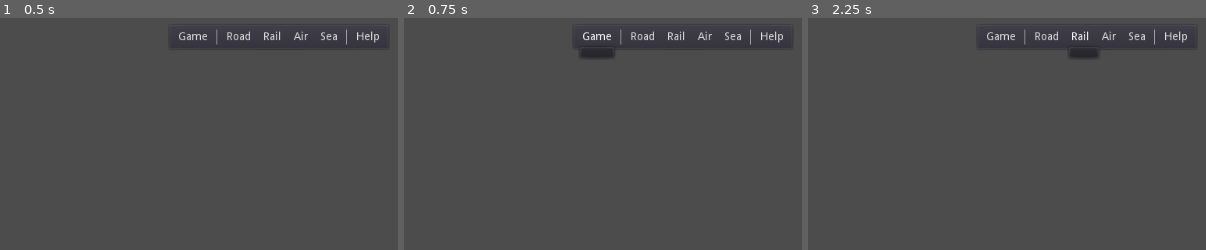
Above: before the commit, frames 1-3 (left to right).
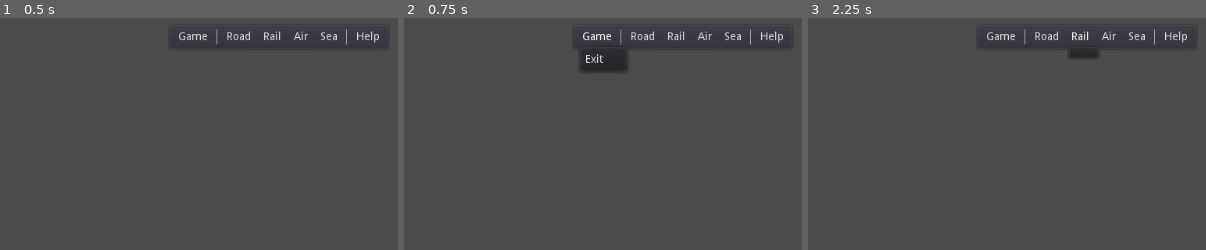
Above: after the commit, the same moments.

Repository: freettd/freettd
Game: Godot game, scene res://scenes/Main.tscn
The game is run twice, just before and just after one commit, with the same random seed, the same clock (stepped at 60 frames per second) and the same inputs.
Inputs:
- Up to frame 1 (0.5 s): no input
- Up to frame 2 (0.75 s): click "Game" at 0.5 s
- Up to frame 3 (2.25 s): click "Road" at 1.25 s; click "Rail" at 2 s
The pictures show only the part of the screen within x 15-65%, y 0-50%; the shares and areas given below are measured in that part.

Frame 1 is identical in both runs. In frame 2, 0.8% of the frame differs, in the area x 44-57%, y 13-24%; in frame 3, nothing differs.

Commit message:
rename menubar to toolbar and added basic script for commands

Diff:
--- a/project.godot
+++ b/project.godot
@@ -8,6 +8,16 @@
 
 config_version=4
 
+_global_script_classes=[ {
+"base": "Reference",
+"class": "Global",
+"language": "GDScript",
+"path": "res://scripts/Global.gd"
+} ]
+_global_script_class_icons={
+"Global": ""
+}
+
 [application]
 
 config/name="FreeTTD"
--- /dev/null
+++ b/scenes/Main.gd
@@ -0,0 +1,8 @@
+extends Node2D
+
+func _on_DesktopUI_command_issued(command: Dictionary) -> void:
+
+	match command.opcode:
+
+		Global.OpCode.EXIT_GAME:
+			get_tree().quit()
--- a/scenes/Main.tscn
+++ b/scenes/Main.tscn
@@ -1,10 +1,14 @@
-[gd_scene load_steps=3 format=2]
+[gd_scene load_steps=4 format=2]
 
 [ext_resource path="res://scenes/world/World.tscn" type="PackedScene" id=1]
 [ext_resource path="res://scenes/desktop-ui/DesktopUI.tscn" type="PackedScene" id=2]
+[ext_resource path="res://scenes/Main.gd" type="Script" id=3]
 
 [node name="Main" type="Node2D"]
+script = ExtResource( 3 )
 
 [node name="World" parent="." instance=ExtResource( 1 )]
 
 [node name="DesktopUI" parent="." instance=ExtResource( 2 )]
+
+[connection signal="command_issued" from="DesktopUI" to="." method="_on_DesktopUI_command_issued"]
--- /dev/null
+++ b/scenes/desktop-ui/DesktopUI.gd
@@ -0,0 +1,6 @@
+extends CanvasLayer
+
+signal command_issued(command)
+
+func _on_Toolbar_command_issued(command: Dictionary) -> void:
+	emit_signal("command_issued", command)
--- a/scenes/desktop-ui/DesktopUI.tscn
+++ b/scenes/desktop-ui/DesktopUI.tscn
@@ -1,68 +1,73 @@
-[gd_scene format=2]
+[gd_scene load_steps=3 format=2]
+
+[ext_resource path="res://scenes/desktop-ui/Menubar.gd" type="Script" id=1]
+[ext_resource path="res://scenes/desktop-ui/DesktopUI.gd" type="Script" id=2]
 
 [node name="DesktopUI" type="CanvasLayer"]
+script = ExtResource( 2 )
 
-[node name="Menubar" type="PanelContainer" parent="."]
+[node name="Toolbar" type="PanelContainer" parent="."]
 anchor_left = 0.5
 anchor_right = 0.5
 margin_left = -142.0
 margin_top = 10.0
 margin_right = 142.0
 margin_bottom = 34.0
+script = ExtResource( 1 )
 __meta__ = {
 "_edit_use_anchors_": false
 }
 
-[node name="HBoxContainer" type="HBoxContainer" parent="Menubar"]
+[node name="HBoxContainer" type="HBoxContainer" parent="Toolbar"]
 margin_left = 7.0
 margin_top = 7.0
 margin_right = 277.0
 margin_bottom = 27.0
 
-[node name="MenuButton" type="MenuButton" parent="Menubar/HBoxContainer"]
+[node name="GameButton" type="MenuButton" parent="Toolbar/HBoxContainer"]
 margin_right = 50.0
 margin_bottom = 20.0
 text = "Game"
 
-[node name="VSeparator" type="VSeparator" parent="Menubar/HBoxContainer"]
+[node name="VSeparator" type="VSeparator" parent="Toolbar/HBoxContainer"]
 margin_left = 54.0
 margin_right = 58.0
 margin_bottom = 20.0
 
-[node name="RoadButton" type="MenuButton" parent="Menubar/HBoxContainer"]
+[node name="RoadButton" type="MenuButton" parent="Toolbar/HBoxContainer"]
 margin_left = 62.0
 margin_right = 105.0
 margin_bottom = 20.0
 focus_mode = 2
 text = "Road"
 
-[node name="RailButton" type="MenuButton" parent="Menubar/HBoxContainer"]
+[node name="RailButton" type="MenuButton" parent="Toolbar/HBoxContainer"]
 margin_left = 109.0
 margin_right = 144.0
 margin_bottom = 20.0
 focus_mode = 2
 text = "Rail"
 
-[node name="AirButton" type="MenuButton" parent="Menubar/HBoxContainer"]
+[node name="AirButton" type="MenuButton" parent="Toolbar/HBoxContainer"]
 margin_left = 148.0
 margin_right = 178.0
 margin_bottom = 20.0
 focus_mode = 2
 text = "Air"
 
-[node name="SeaButton" type="MenuButton" parent="Menubar/HBoxContainer"]
+[node name="SeaButton" type="MenuButton" parent="Toolbar/HBoxContainer"]
 margin_left = 182.0
 margin_right = 216.0
 margin_bottom = 20.0
 focus_mode = 2
 text = "Sea"
 
-[node name="VSeparator2" type="VSeparator" parent="Menubar/HBoxContainer"]
+[node name="VSeparator2" type="VSeparator" parent="Toolbar/HBoxContainer"]
 margin_left = 220.0
 margin_right = 224.0
 margin_bottom = 20.0
 
-[node name="HelpButton" type="MenuButton" parent="Menubar/HBoxContainer"]
+[node name="HelpButton" type="MenuButton" parent="Toolbar/HBoxContainer"]
 margin_left = 228.0
 margin_right = 270.0
 margin_bottom = 20.0
@@ -117,3 +122,5 @@
 margin_right = 990.0
 margin_bottom = 14.0
 text = "$1,000,000"
+
+[connection signal="command_issued" from="Toolbar" to="." method="_on_Toolbar_command_issued"]
--- /dev/null
+++ b/scenes/desktop-ui/Menubar.gd
@@ -0,0 +1,24 @@
+extends PanelContainer
+
+signal command_issued(command)
+
+onready var game_button = $HBoxContainer/GameButton
+onready var road_button = $HBoxContainer/RoadButton
+onready var rail_button = $HBoxContainer/RailButton
+onready var air_button = $HBoxContainer/AirButton
+onready var sea_button = $HBoxContainer/SeaButton
+onready var help_button = $HBoxContainer/HelpButton
+
+func _ready() -> void:
+
+	var popup: PopupMenu
+
+	# Game Menu
+	popup = game_button.get_popup()
+	popup.add_item("Exit", Global.OpCode.EXIT_GAME)
+	popup.connect("id_pressed", self, "_on_item_pressed")
+
+func _on_item_pressed(id: int) -> void:
+	emit_signal("command_issued", {
+		opcode = id
+	})
--- /dev/null
+++ b/scripts/Global.gd
@@ -0,0 +1,5 @@
+class_name Global
+
+enum OpCode {
+	EXIT_GAME
+}
